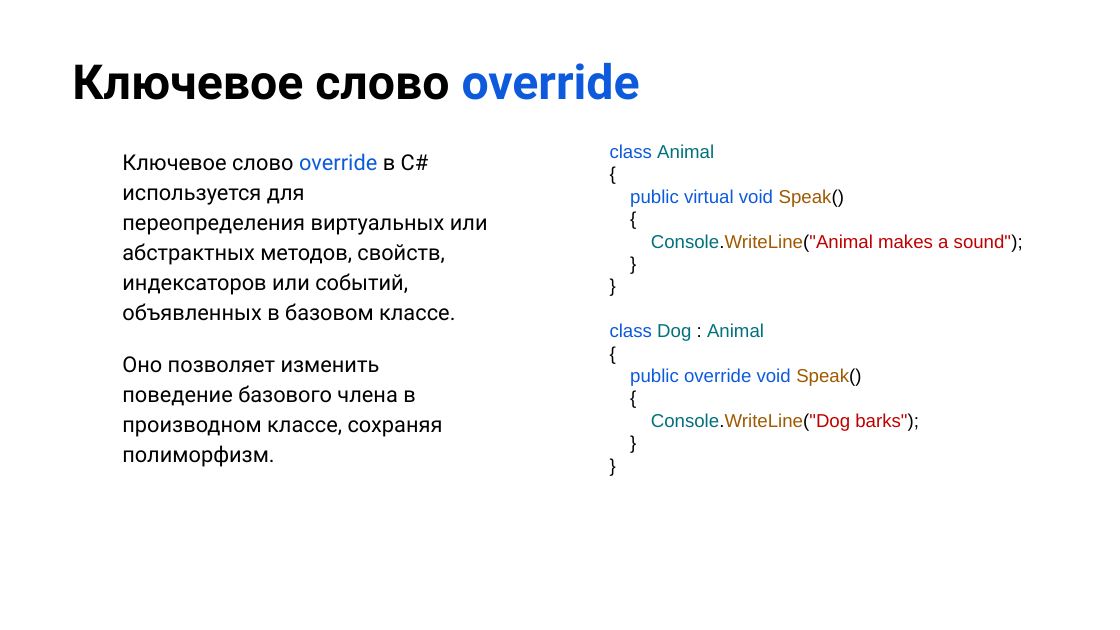
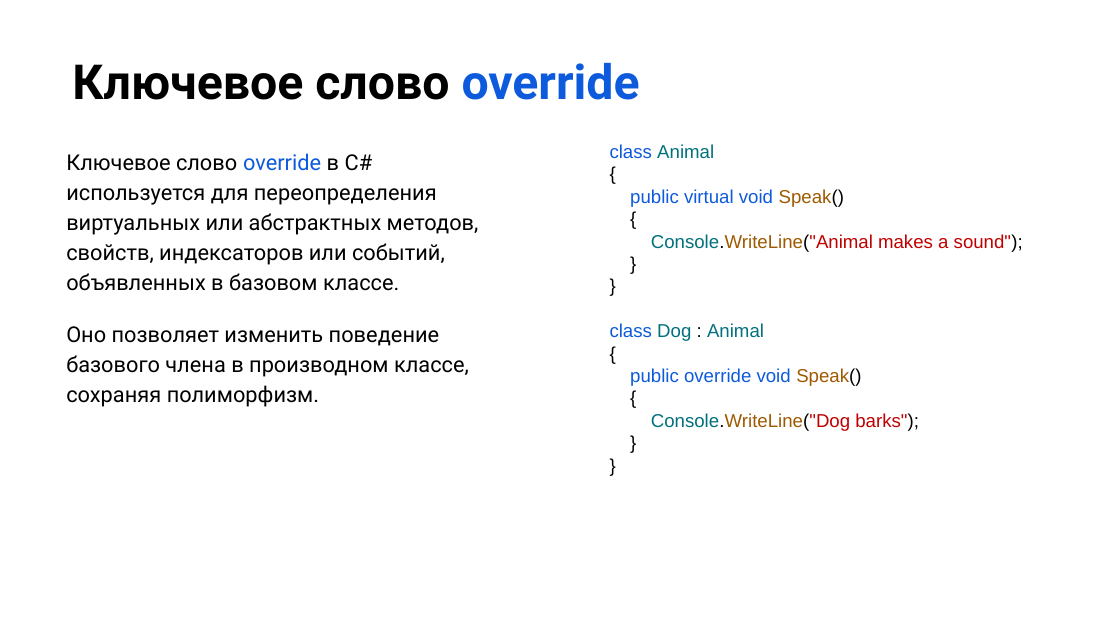
Before and after one commit to NilovPavel/OOP, a slide deck: slide 28 of ООП.pptx (slide 27 before the commit). Drawn at 1120x630 pixels with LibreOffice and Linux fonts; fonts in the diff are those of the drawing; background and template pictures are left out. Boxes give left, top, right and bottom in pixels: in the first picture for what was removed or moved away, otherwise in the second. Text is boxed around its words. In the diff, an @@ line names an element or a change of style, - is before the commit and + after.

```diff
--- a/ООП.pptx
+++ b/ООП.pptx
@@ text "Ключевое слово override в C# ..." rewrapped from [122,153,488,467] to [66,153,479,407] @@
```
Also in this commit, not shown: 6 other slides changed, 6 slides added.
